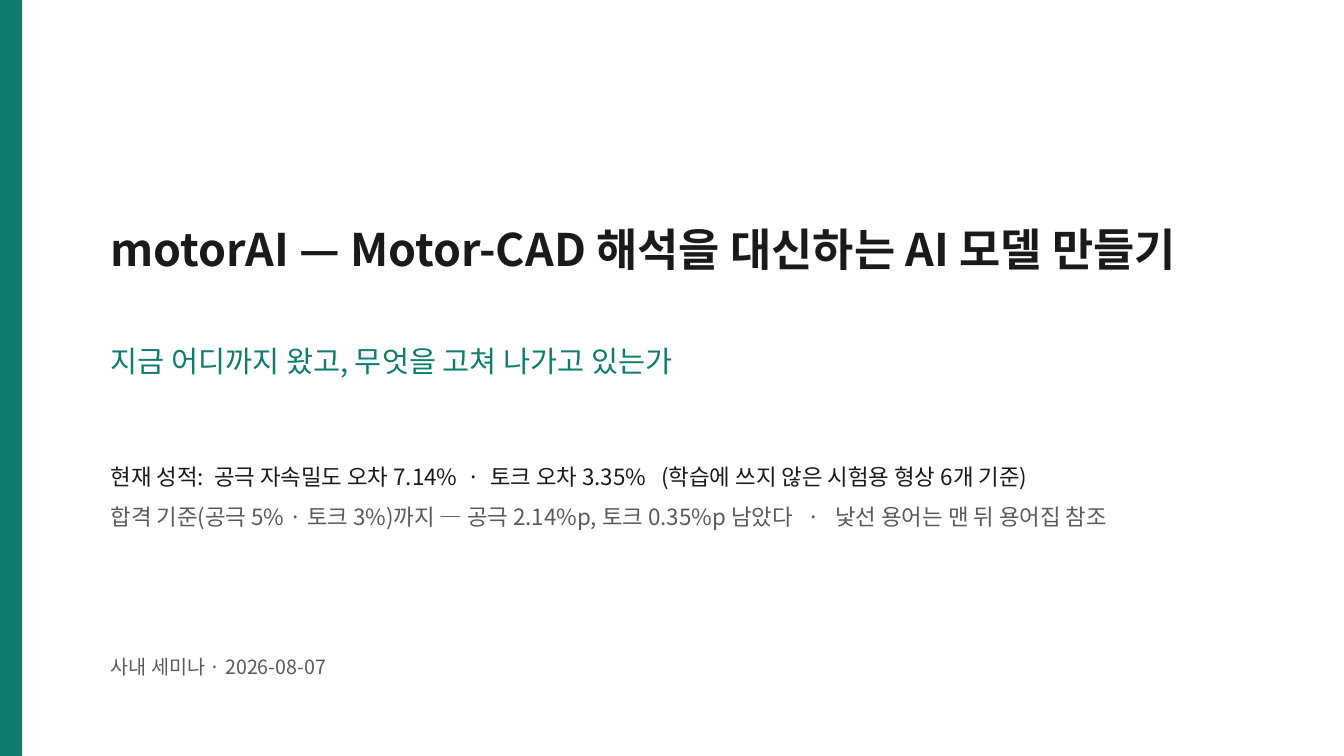
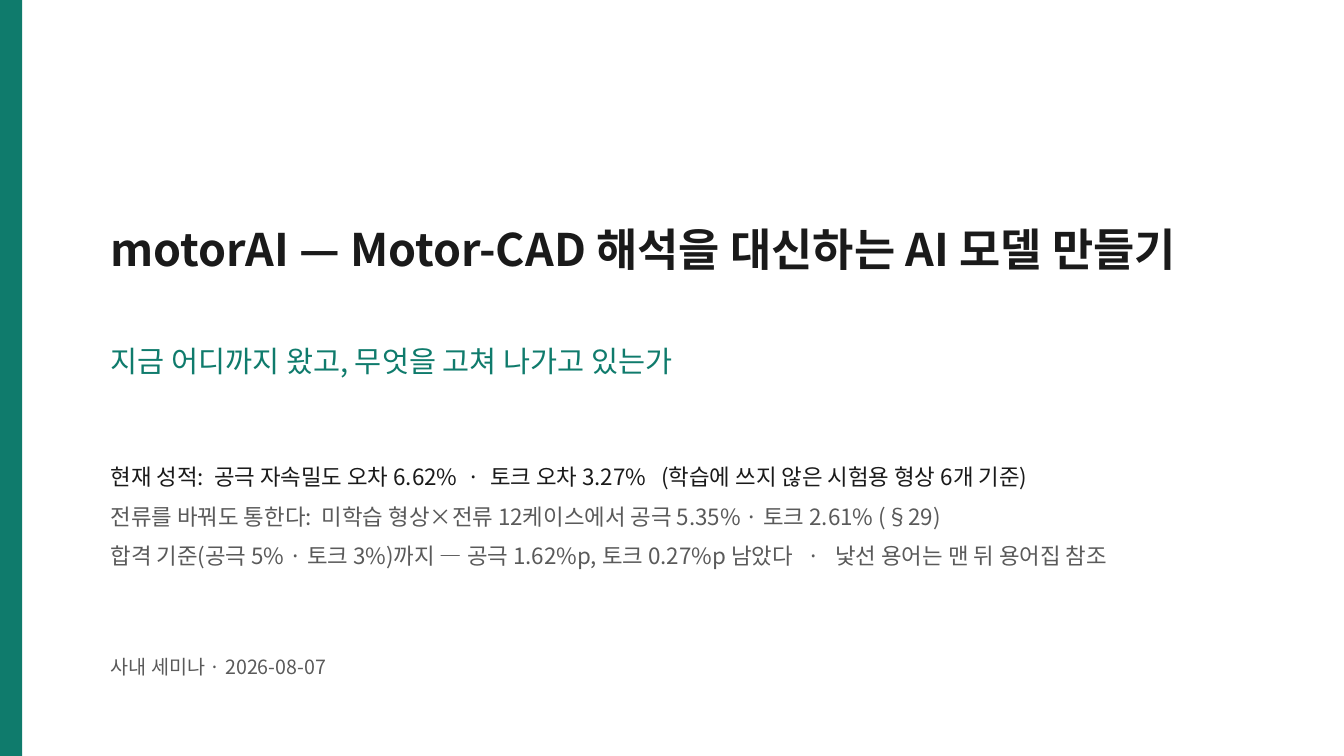
Before and after one commit to enjoyneer87/EveryMotor, a slide deck: slide 1 of results/viz/motorai_seminar_20260807.pptx. Drawn at 1344x756 pixels with LibreOffice and Linux fonts; fonts in the diff are those of the drawing. Boxes give left, top, right and bottom in pixels: in the first picture for what was removed or moved away, otherwise in the second. Text is boxed around its words. In the diff, an @@ line names an element or a change of style, - is before the commit and + after.

Commit message:
[VIZ] 세미나 덱·그림 v2 챔피언 반영 -- 게이트 차트 3세대(champion→prior→v2: 공극 7.30→7.14→6.62, 토크 5.40→3.35→3.27), 소거 차트에 물리주입·v2 막대 추가, 덱 헤드라인/카드/노트를 §29 수치로 갱신(전류 일반화 5.35/2.61 포함), 480 생성 진행 반영

```diff
--- a/results/viz/motorai_seminar_20260807.pptx
+++ b/results/viz/motorai_seminar_20260807.pptx
@@ text at box(111, 466, 1107, 569): text changed @@
-현재 성적: 공극 자속밀도 오차 7.14% · 토크 오차 3.35% (학습에 쓰지 않은 시험용 형상 6개 기준)
-합격 기준(공극 5% · 토크 3%)까지 — 공극 2.14%p, 토크 0.35%p 남았다 · 낯선 용어는 맨 뒤 용어집 참조
+현재 성적: 공극 자속밀도 오차 6.62% · 토크 오차 3.27% (학습에 쓰지 않은 시험용 형상 6개 기준)
+전류를 바꿔도 통한다: 미학습 형상×전류 12케이스에서 공극 5.35% · 토크 2.61% (§29)
+합격 기준(공극 5% · 토크 3%)까지 — 공극 1.62%p, 토크 0.27%p 남았다 · 낯선 용어는 맨 뒤 용어집 참조
```
Also in this commit, not shown: 3 other slides changed, 6 other files.
